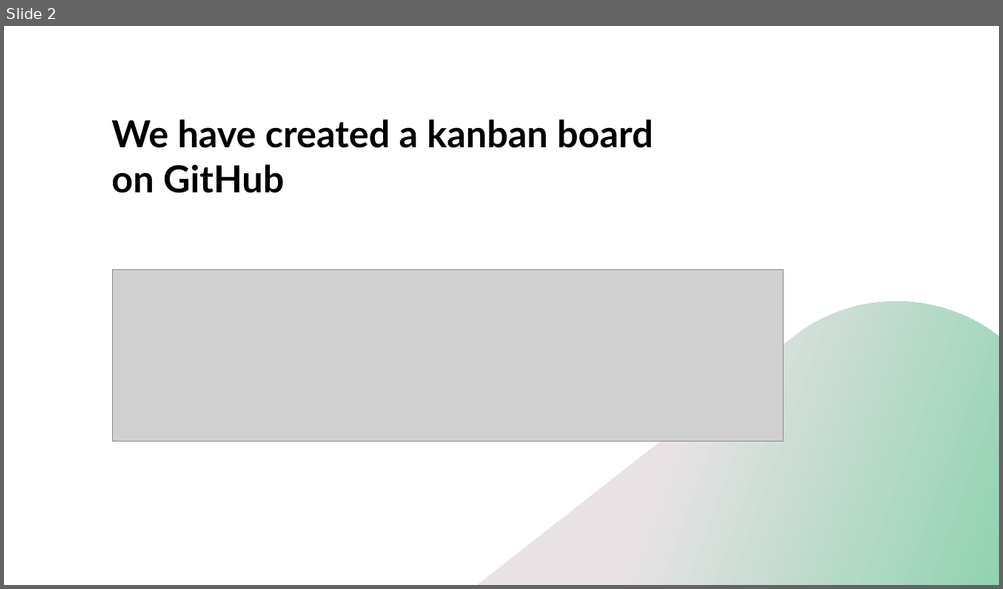
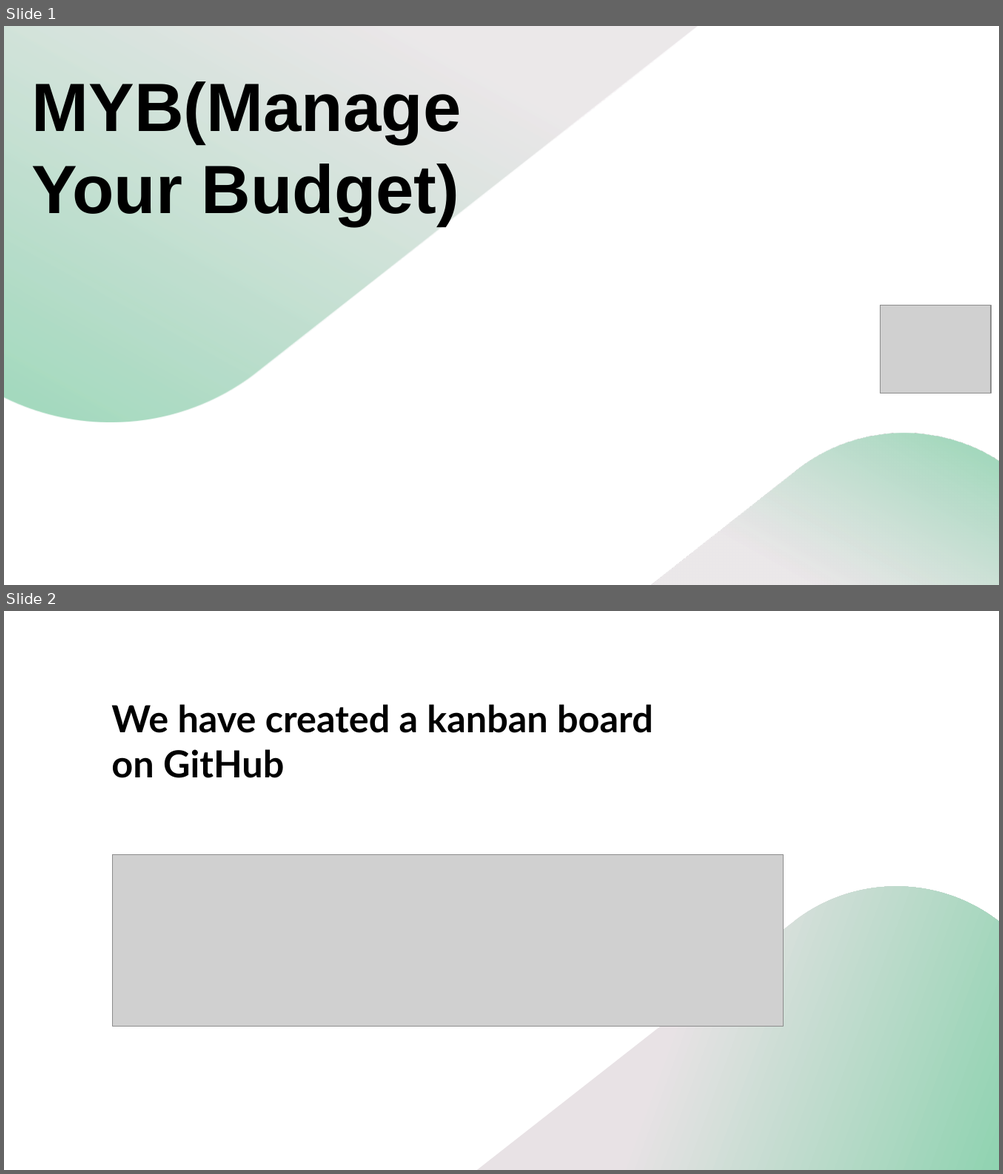
Before and after one commit to c1own-depressed/MYB-Manage-Your-Budget-, a slide deck: documents/Presentation.pptx. Shown one above the other, each under a label of ours: slide 2 before the commit, slides 1 and 2 after it. The pictures are 1003x589 and 1003x1174 pixels, drawn with LibreOffice and Linux fonts; fonts in the diff are those of the drawing; grey boxes stand for pictures; background and template pictures are left out. Boxes give left, top, right and bottom in pixels: in the first picture for what was removed or moved away, otherwise in the second. Text is boxed around its words. In the diff, an @@ line names an element or a change of style, - is before the commit and + after.

```diff
--- a/documents/Presentation.pptx
+++ b/documents/Presentation.pptx
@@ slide 1 added at [4, 26, 999, 585], background picture (left out); not listed: 1 template element that a slide beside it also shows @@
@@ rectangle added at [4, 26, 999, 585], fill #FFFFFF @@
@@ freeform shape added at [4, 26, 705, 424], fill gradient #E8E2E5 to #90D3B1 @@
@@ title added at [32, 82, 461, 226], 66 pt, text #000000, bold @@
+MYB(Manage Your Budget)
@@ picture added at [880, 306, 991, 394] @@
@@ freeform shape added at [646, 432, 999, 585], fill gradient #E8E2E5 to #90D3B1 @@
```
Also in this commit, not shown: 1 slide removed.
